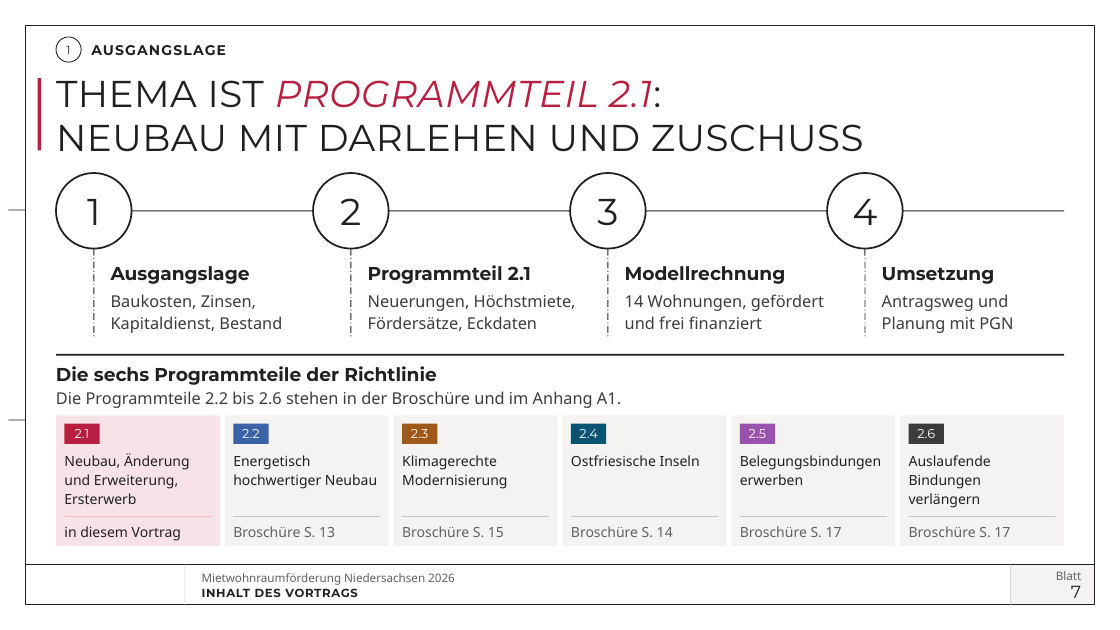
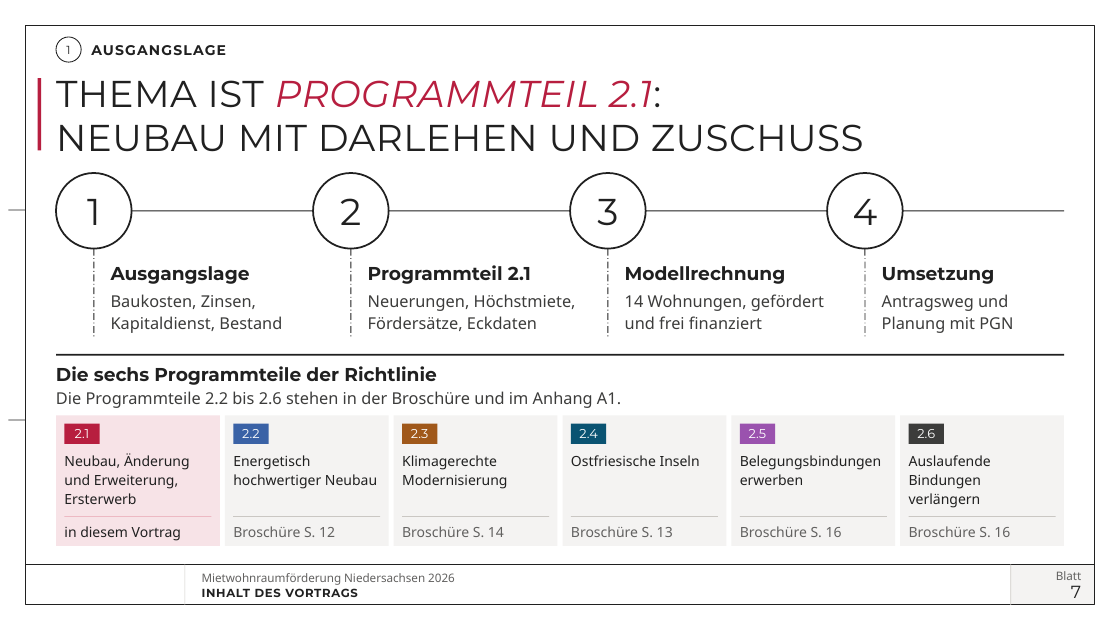
Before and after one commit to vgedaschko/NBank, a slide deck: slide 7 of praesentation/dist/PGN-Mietwohnraumfoerderung-Niedersachsen-2026-Vortrag.pptx. Drawn at 1120x630 pixels with LibreOffice and Linux fonts; fonts in the diff are those of the drawing; background and template pictures are left out. Boxes give left, top, right and bottom in pixels: in the first picture for what was removed or moved away, otherwise in the second. Text is boxed around its words. In the diff, an @@ line names an element or a change of style, - is before the commit and + after.

```diff
--- a/praesentation/dist/PGN-Mietwohnraumfoerderung-Niedersachsen-2026-Vortrag.pptx
+++ b/praesentation/dist/PGN-Mietwohnraumfoerderung-Niedersachsen-2026-Vortrag.pptx
@@ text at (x1=233, y1=526, x2=335, y2=537): text changed @@
-Broschüre S. 13
+Broschüre S. 12
@@ text at (x1=402, y1=526, x2=504, y2=537): text changed @@
-Broschüre S. 15
+Broschüre S. 14
@@ text at (x1=571, y1=526, x2=673, y2=537): text changed @@
-Broschüre S. 14
+Broschüre S. 13
@@ text at (x1=740, y1=526, x2=842, y2=537): text changed @@
-Broschüre S. 17
+Broschüre S. 16
@@ text at (x1=909, y1=526, x2=1010, y2=537): text changed @@
-Broschüre S. 17
+Broschüre S. 16
```
Also in this commit, not shown: 39 other files.
